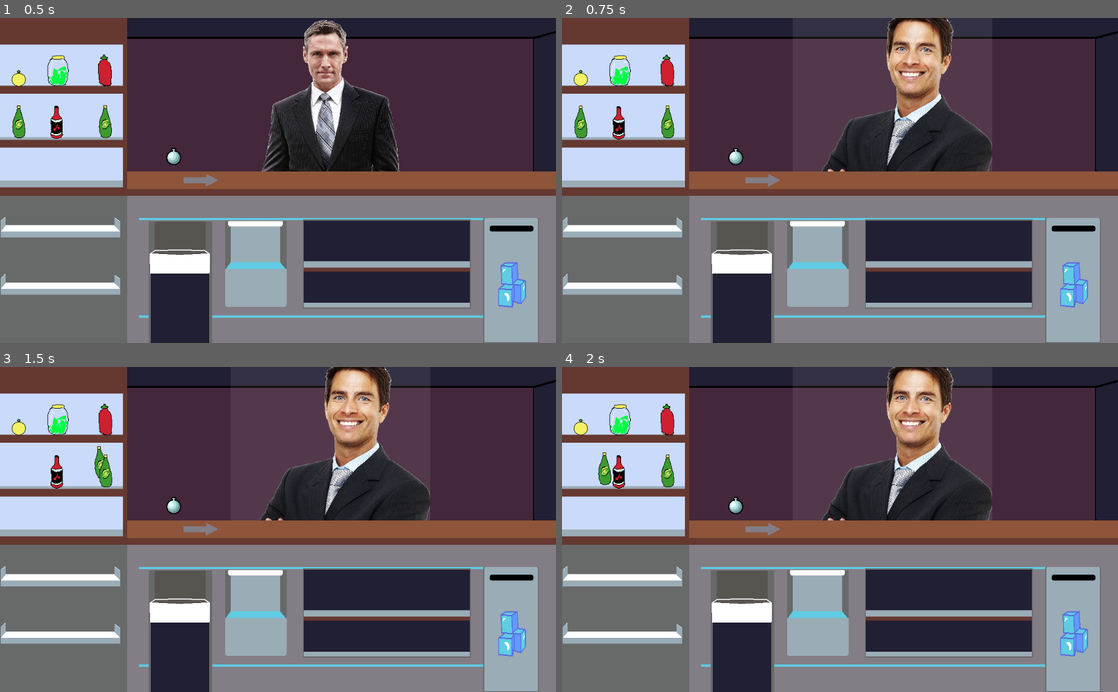
Above: before the commit, frames 1-4 (two rows, left to right).
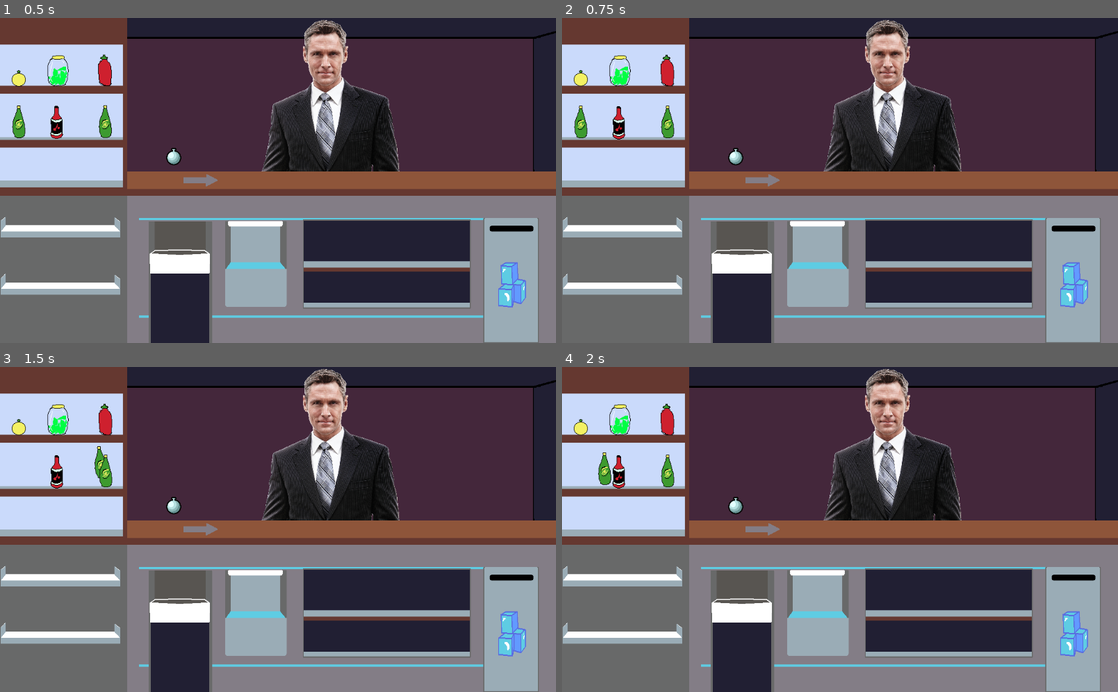
Above: after the commit, the same moments.

Repository: MoonTrain/Chill2022
Game: Godot game, scene res://Node.tscn
Same seed, same stepped clock (60 frames per second), same inputs: the game is played once before the commit and once after it.
Inputs (mouse positions are in pixels of both pictures, inside the frame that each line leads up to):
- Up to frame 1 (0.5 s): no input
- Up to frame 2 (0.75 s): drag from (890, 92) to (578, 122) at 0.52 s
- Up to frame 3 (1.5 s): tap Enter at 1.25 s; drag from (16, 471) to (328, 441) at 1.27 s
- Up to frame 4 (2 s): no input

Frame 1 is identical in both runs. In frame 2, 6.5% of the frame differs, in the area x 46-78%, y 0-48%; in frame 3, 6.5%; in frame 4, 6.5%.

Commit message:
order fix

Diff:
--- a/Alchebar/BarScene.gd
+++ b/Alchebar/BarScene.gd
@@ -69,6 +69,7 @@
 		income += $Customer.order_mix[i] * curMix[i]
 	money+=income
 	print("Earned ", str(income))
+	return true
 
 
 func _on_RedPot_addDrink():
--- a/Alchebar/Customer_Ordering.gd
+++ b/Alchebar/Customer_Ordering.gd
@@ -3,7 +3,7 @@
 const customer_skins = [preload("res://art/Guy-Business_Suit_1.png"), preload("res://art/Guy-Business_Suit_1_Alt.png"),
 						preload("res://art/Guy-Business_Suit_2.png"), preload("res://art/Guy-Business_Suit_2_Alt.png")]
 var order_type = ["Drink", "Alchemy"]
-var order_mix = [0, 0, 0, 0, 0, 0, 0, 0, 0, 0]
+var order_mix = [0, 0, 0, 0, 0, 0 ]
 
 # Declare member variables here. Examples:
 # var a = 2
@@ -37,4 +37,8 @@
 func _on_Area2D_input_event(viewport, event, shape_idx):
 	if event is InputEventMouseButton and event.pressed and event.button_index == BUTTON_LEFT:
 		print("Click")
+
+
+func order_up():
+	if $BarScene.SubmitMix == true:
 		generate()
